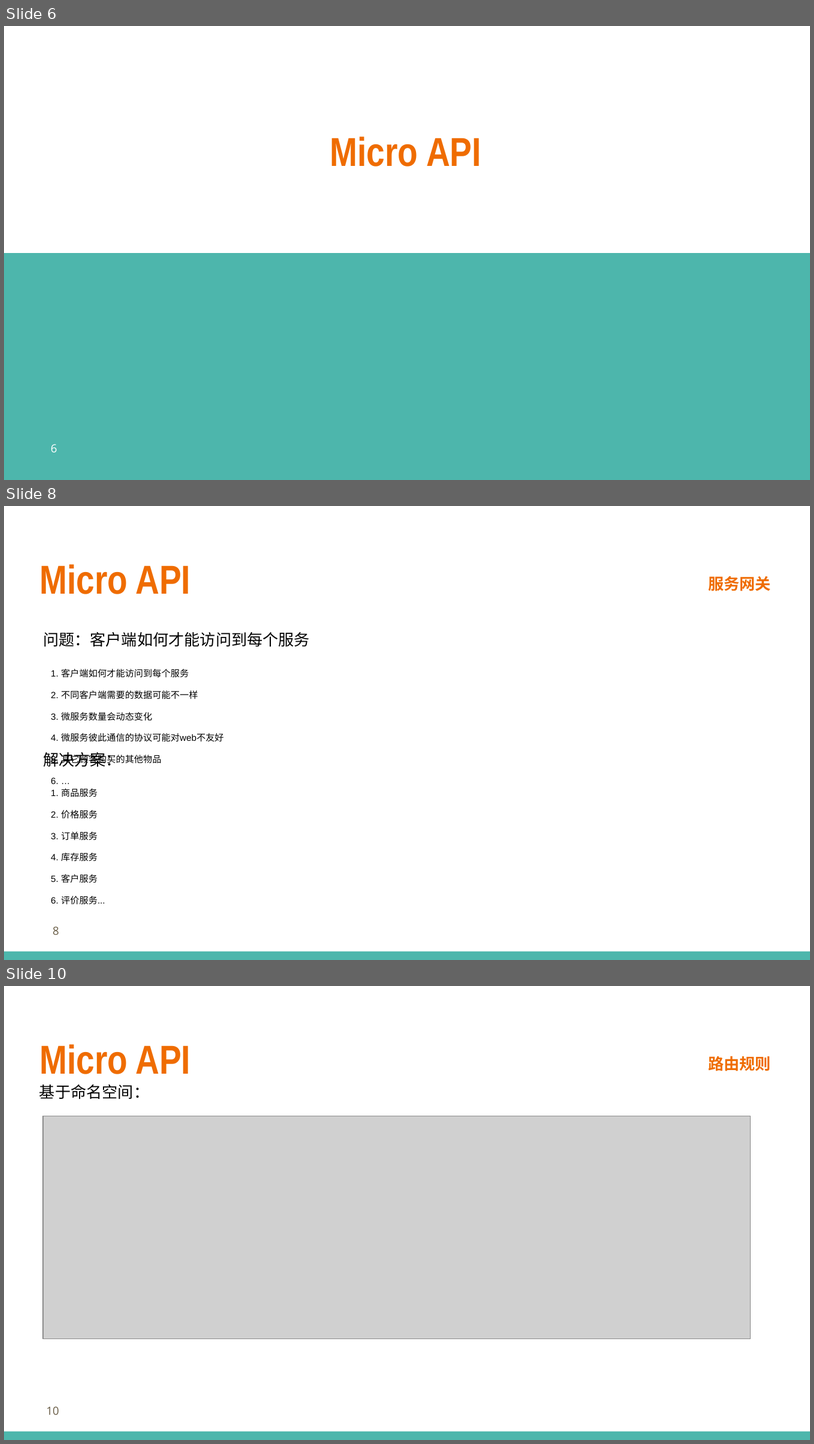
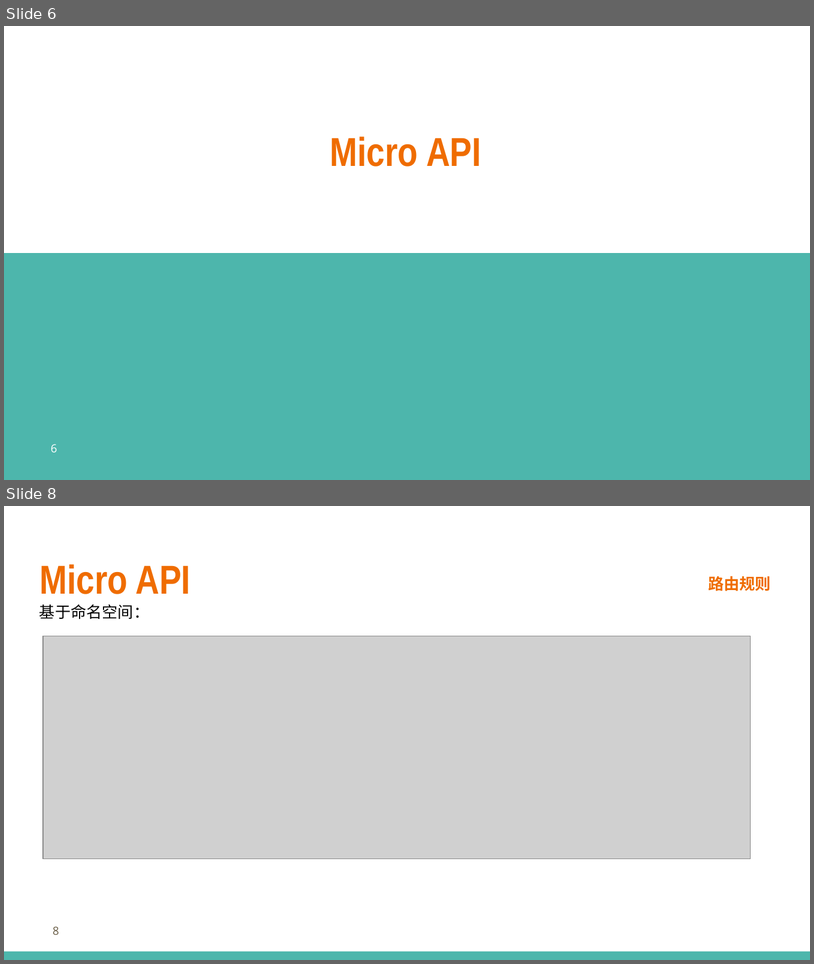
Before and after one commit to printfcoder/stack-rpc-tutorials, a slide deck: others/share/learning-go/【第三期】Micro工具集.pptx. Shown one above the other, each under a label of ours: slides 6, 8 and 10 before the commit, slides 6 and 8 after it; the slides between them are not shown. The pictures are 814x1444 and 814x964 pixels, drawn with LibreOffice and Linux fonts; fonts in the diff are those of the drawing; grey boxes stand for pictures; background and template pictures are left out. Boxes give left, top, right and bottom in pixels: in the first picture for what was removed or moved away, otherwise in the second. Text is boxed around its words. In the diff, an @@ line names an element or a change of style, - is before the commit and + after.

Commit message:
更新PPT，增加API网关

```diff
--- a/others/share/learning-go/【第三期】Micro工具集.pptx
+++ b/others/share/learning-go/【第三期】Micro工具集.pptx
@@ slide 8 removed at (4,506,810,960), background #FFFFFF; not listed: 1 template element that a slide beside it also shows @@
@@ title removed at (39,564,191,594) @@
-Micro API
@@ text removed at (708,576,771,591) @@
-服务网关
@@ text removed at (43,632,310,646) @@
-问题：客户端如何才能访问到每个服务
@@ text removed at (51,669,224,784) @@
-1. 客户端如何才能访问到每个服务
-2. 不同客户端需要的数据可能不一样
-3. 微服务数量会动态变化
-4. 微服务彼此通信的协议可能对web不友好
-5. 其它顾客购买的其他物品
-6. …
@@ text removed at (43,752,122,766) @@
-解决方案：
@@ text removed at (51,788,105,904) @@
-1. 商品服务
-2. 价格服务
-3. 订单服务
-4. 库存服务
-5. 客户服务
-6. 评价服务...
@@ page number removed at (53,926,59,934) @@
-8
@@ what was slide 10 is now slide 8 @@
@@ page number at (53,926,59,934): text changed @@
-10
+8
```
Also in this commit, not shown: 3 slides changed, 1 slide added, 1 other slide removed.
